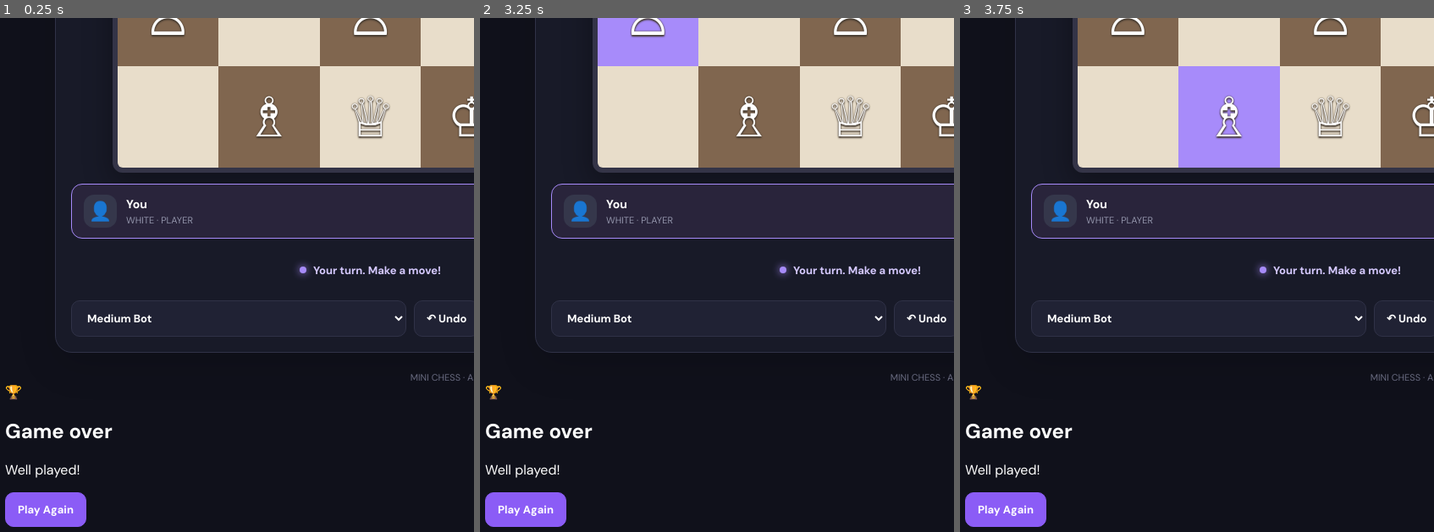
Above: before the commit, frames 1-3 (left to right).
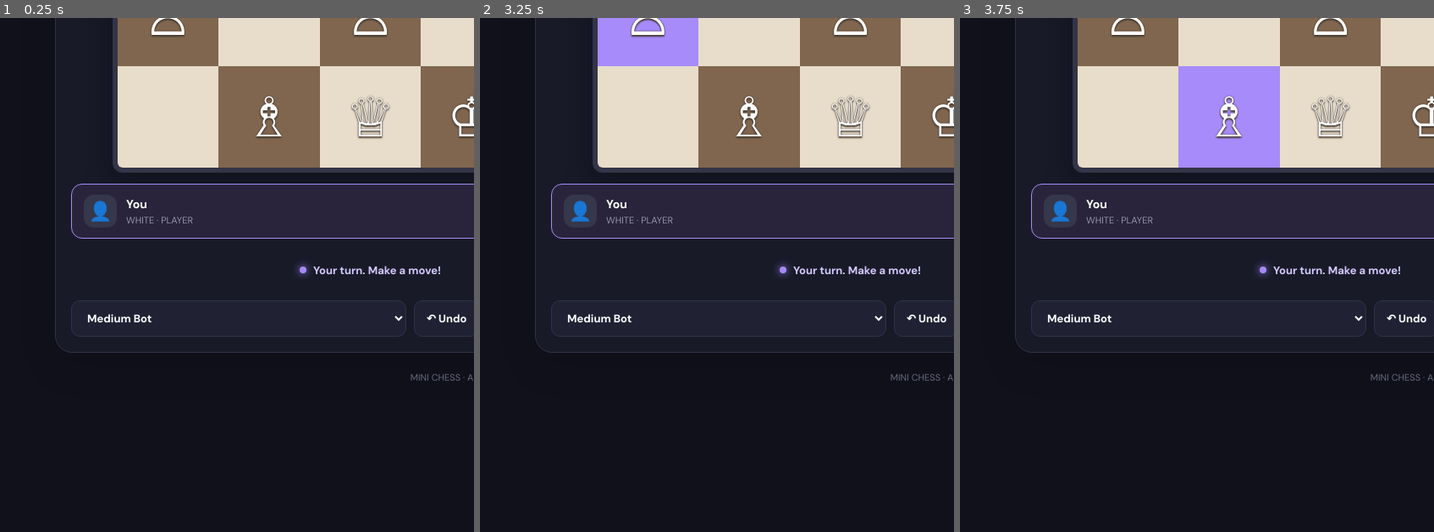
Above: after the commit, the same moments.

Repository: CHILLBEANS-7272/Mini-Chess
Game: browser game, page index.html
Two runs of this game, one before a commit and one after it. Both use one fixed random seed, a clock stepped at 60 frames per second and the inputs below.
Inputs (mouse positions are % of the whole screen's width and height, from its top left):
- Up to frame 1 (0.25 s): no input
- Up to frame 2 (3.25 s): click "New Game" at 0.27 s; tap Space every 0.5 s from 1.1 to 3.1 s; click (50, 40) at 1.27 s; click (18, 30) at 1.87 s; click (60, 30) at 2.47 s; click (18, 50) at 3.07 s
- Up to frame 3 (3.75 s): tap Space at 3.6 s; click (28, 60) at 3.67 s
The pictures show only the part of the screen within x 0-50%, y 50-100%; the shares and areas given below are measured in that part.

The runs differ from the first frame. In frame 1, 1.6% of the frame differs, in the area x 1-24%, y 71-100%; in frame 2, 1.6%; in frame 3, 1.6%.

Commit message:
Update index.html

Diff:
--- a/index.html
+++ b/index.html
@@ -495,6 +495,67 @@
 
 body.board-fullscreen .square {
     touch-action: manipulation;
+}
+
+/* Centered game-over modal */
+.modal-backdrop {
+    position: fixed;
+    inset: 0;
+    z-index: 2000;
+    display: none;
+    place-items: center;
+    padding: 20px;
+    background: rgba(5, 6, 14, 0.78);
+    backdrop-filter: blur(7px);
+    -webkit-backdrop-filter: blur(7px);
+}
+
+.modal-backdrop.show {
+    display: grid;
+}
+
+.modal {
+    width: min(100%, 390px);
+    padding: 30px 26px;
+    text-align: center;
+    background: #191b29;
+    border: 1px solid #514078;
+    border-radius: 22px;
+    box-shadow: 0 24px 80px #0009;
+    animation: modal-pop .22s ease-out;
+}
+
+.modal-icon {
+    display: grid;
+    place-items: center;
+    width: 68px;
+    height: 68px;
+    margin: 0 auto 15px;
+    border-radius: 20px;
+    background: #29223a;
+    font-size: 38px;
+}
+
+.modal h2 {
+    margin: 0 0 9px;
+    font: 800 26px 'Outfit', sans-serif;
+    color: #fff;
+}
+
+.modal p {
+    margin: 0 0 23px;
+    color: #b8b8ca;
+    font-size: 14px;
+    line-height: 1.5;
+}
+
+.modal button {
+    min-width: 150px;
+}
+
+@keyframes modal-pop {
+    from { opacity: 0; transform: translateY(10px) scale(.96); }
+    to { opacity: 1; transform: translateY(0) scale(1); }
 }
 
 @media (max-width: 760px) {
